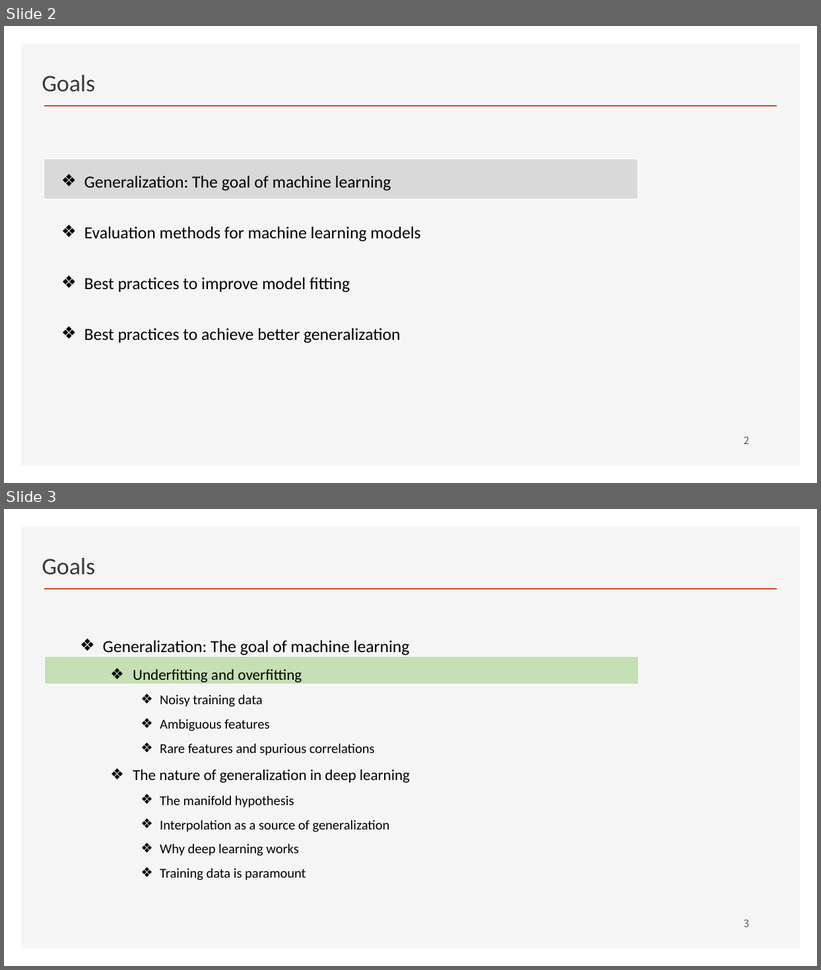
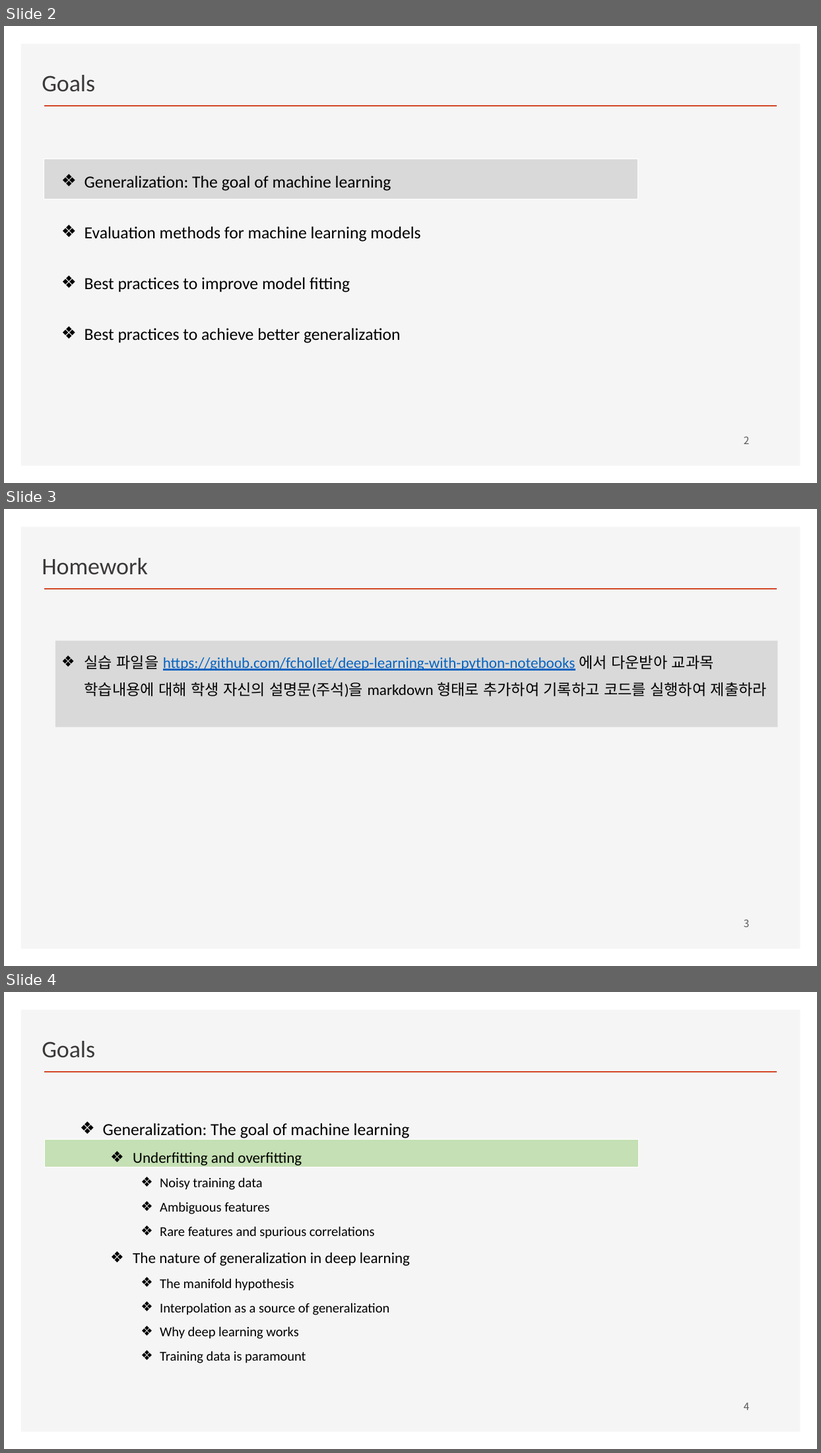
Before and after one commit to ancestor9/2026_Fall_Deep-Learning-with-Python, a slide deck: Chapter 05 Fundamentals of machine learning.pptx. Shown one above the other, each under a label of ours: slides 2 and 3 before the commit, slides 2, 3 and 4 after it. The pictures are 821x970 and 821x1453 pixels, drawn with LibreOffice and Linux fonts; fonts in the diff are those of the drawing; background and template pictures are left out. Boxes give left, top, right and bottom in pixels: in the first picture for what was removed or moved away, otherwise in the second. Text is boxed around its words. In the diff, an @@ line names an element or a change of style, - is before the commit and + after.

```diff
--- a/Chapter 05 Fundamentals of machine learning.pptx
+++ b/Chapter 05 Fundamentals of machine learning.pptx
@@ slide 3 added at [4,509,817,966], background #FFFFFF; not listed: 2 template elements that a slide beside it also shows @@
@@ text added at [42,558,148,575], 28 pt, text #3B3838 @@
+Homework
@@ rectangle added at [55,641,778,727], fill #D9D9D9, 18 pt, text #000000 @@
+❖ 실습 파일을 https://github.com/fchollet/deep-learning-with-python-notebooks 에서 다운받아 교과목 학습내용에 대해 학생 자신의 설명문(주석)을 markdown 형태로 추가하여 기록하고 코드를 실행하여 제출하라
@@ page number added at [744,920,750,927], 12 pt, text #595959 @@
+3
@@ what was slide 3 is now slide 4 @@
@@ page number at [744,1403,750,1410]: text changed @@
-3
+4
```
Also in this commit, not shown: 2 slides changed, 7 other slides added.
